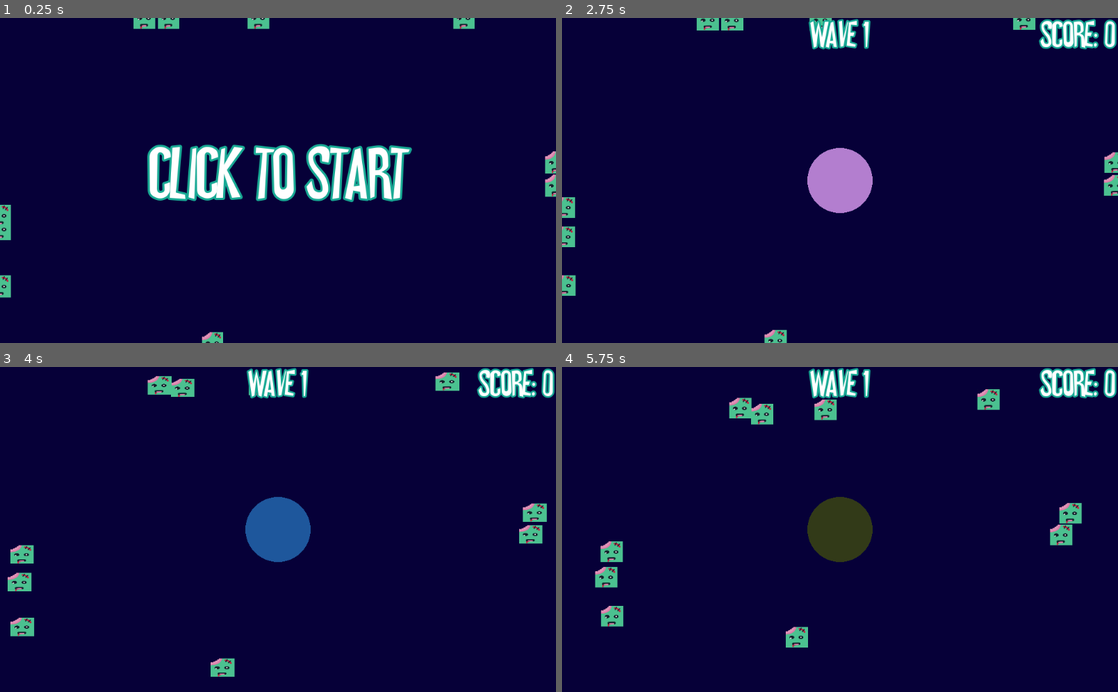
Above: before the commit, frames 1-4 (two rows, left to right).
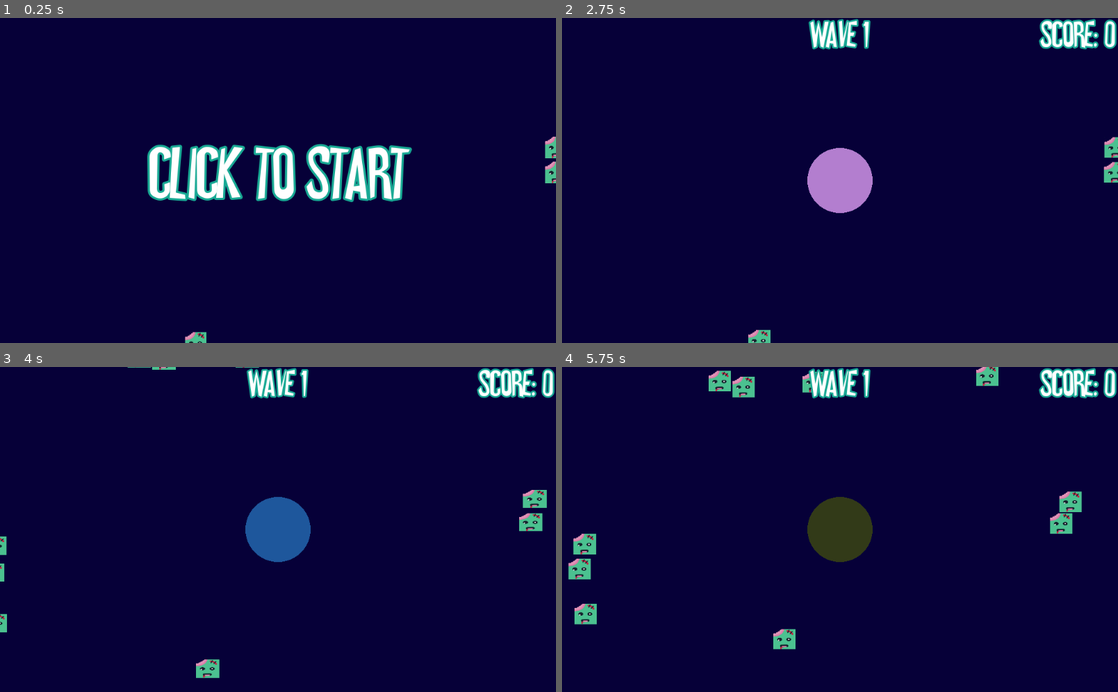
Above: after the commit, the same moments.

Repository: MrEliptik/voice_zombie
Game: Godot game, scene res://game.tscn
Two runs of this game, one before a commit and one after it. Both use one fixed random seed, a clock stepped at 60 frames per second and the inputs below.
Inputs:
- Up to frame 1 (0.25 s): no input
- Up to frame 2 (2.75 s): tap Enter (ui_accept) at 0.5, 0.77, 1.52 s
- Up to frame 3 (4 s): tap Enter (ui_accept) at 3.02, 3.77 s
- Up to frame 4 (5.75 s): tap Enter (ui_accept) at 4.52 s

The runs differ from the first frame. In frame 1, 1.4% of the frame differs, in the area x 0-100%, y 0-100%; in frame 2, 1.6%; in frame 3, 2.7%; in frame 4, 4.3%, in the area x 1-94%, y 0-87%.

Commit message:
fix spawn location

Diff:
--- a/enemy.gd
+++ b/enemy.gd
@@ -6,10 +6,10 @@
 var dead = false
 
 onready var spawn_location = [
-		Vector2(0, rand_range(0, get_viewport().size.y)),
-		Vector2(rand_range(0, get_viewport().size.x), 0),
-		Vector2(get_viewport().size.x, rand_range(0, get_viewport().size.y)),
-		Vector2(rand_range(0, get_viewport().size.x), get_viewport().size.y)
+		Vector2(-50, rand_range(-50, get_viewport().size.y)),
+		Vector2(rand_range(-50, get_viewport().size.x), -50),
+		Vector2(get_viewport().size.x, rand_range(-50, get_viewport().size.y)),
+		Vector2(rand_range(-50, get_viewport().size.x), get_viewport().size.y)
 	]
 
 func init(multiplier):
